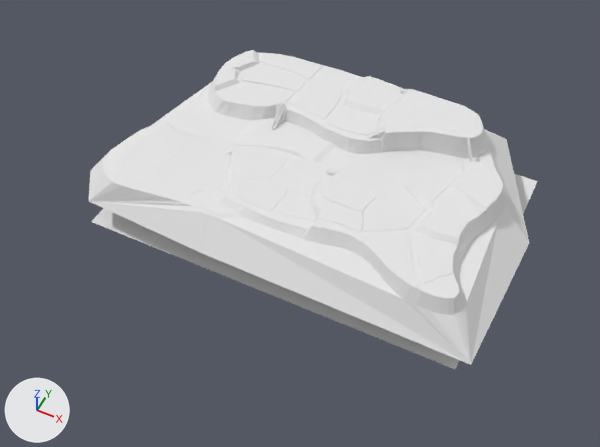
The Blender file P_Woodchuck/09_Woodchuck/Assets/03_Models/BLENDER/island.blend: old version first, new version second.
Rendered twice from a 50 mm lens placed at (143.0, -312.0, 330.0), pointed at (-1.0, -25.0, -30.0). The axes (+X, +Y, +Z) are drawn at lower left. The lights are the same throughout.

The first picture shows 'Blueprint', 'Landscape'.
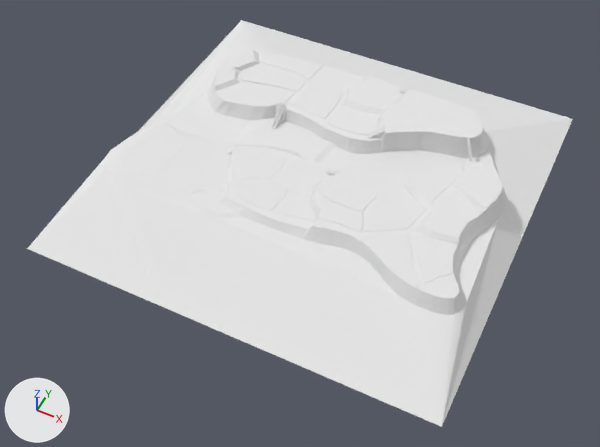
Boxes [x1, y1, x2, y2] around the edits, measured in the pictures (600 x 447 px; the box of a moved part takes in the faces that stretch with it):
'Landscape', reshaped (24% wider, 29% taller): before [89, 50, 529, 365]; after [27, 20, 573, 427]
'Plane', added: after [137, 38, 568, 381]
part 1 of me_plane_016, moved or reshaped: before [89, 81, 529, 365]; after [27, 20, 573, 427]
'Blueprint', unchanged, covered by the edit: before [91, 174, 537, 369]

The change, as a diff of the scene's bpy script:
```diff
--- a/P_Woodchuck/09_Woodchuck/Assets/03_Models/BLENDER/island.blend.py
+++ b/P_Woodchuck/09_Woodchuck/Assets/03_Models/BLENDER/island.blend.py
@@ img_islandheightmap2k @@
+img_islandheightmap2k = load_image('islandHeightmap2K', '../../04_Materials/Textures/islandHeightmap2K.png', 2048, 2048, 'sRGB')
@@ mat_islandheightmap2k @@
+mat_islandheightmap2k = principled_material('islandHeightmap2K')
+mat_islandheightmap2k.texture = img_islandheightmap2k
@@ me_plane_016 @@
 me_plane_016.from_pydata(...)  # 2209 vertices, 1433 faces; spans x -50.0..197.0, y -42.0..134.0, z -15.0..10.0
 # used by ob_landscape; location = (-74.0, -39.4, 1.9); scale = (1.0, 1.0, 1.15)
-me_plane_016.vertices[2198].co = (-36.0, -36.0, -15.0)  # pixel (88, 201)
-me_plane_016.vertices[2199].co = (42.0, -40.0, -15.0)  # pixel (202, 253)
-me_plane_016.vertices[2200].co = (-39.0, 30.0, -15.0)
-me_plane_016.vertices[2201].co = (-50.0, -15.0, -15.0)  # pixel (90, 170)
-me_plane_016.vertices[2202].co = (-23.0, 114.0, -15.0)
-me_plane_016.vertices[2203].co = (23.0, 134.0, -15.0)
-me_plane_016.vertices[2204].co = (161.0, 121.0, -15.0)  # pixel (506, 139)
-me_plane_016.vertices[2205].co = (197.0, 46.0, -15.0)  # pixel (529, 242)
-me_plane_016.vertices[2206].co = (194.0, -42.0, -15.0)  # pixel (470, 364)
+# me_plane_016 part 1
+me_plane_016.vertices[2198].co = (-45.0, -79.0, -15.0)  # pixel (27, 248)
+me_plane_016.vertices[2199].co = (42.0, -79.0, -15.0)  # pixel (162, 306)
+me_plane_016.vertices[2200].co = (-44.0, 30.0, -15.0)  # pixel (141, 127)
+me_plane_016.vertices[2201].co = (-44.0, -15.0, -15.0)
+me_plane_016.vertices[2202].co = (-45.0, 158.0, -15.0)  # pixel (241, 20)
+me_plane_016.vertices[2203].co = (23.0, 158.0, -15.0)  # pixel (328, 45)
+me_plane_016.vertices[2204].co = (193.0, 158.0, -15.0)  # pixel (572, 118)
+me_plane_016.vertices[2205].co = (193.0, 46.0, -15.0)  # pixel (521, 240)
+me_plane_016.vertices[2206].co = (193.0, -79.0, -15.0)  # pixel (441, 426)
 me_plane_016.materials.append(mat_material_003)
@@ me_plane_001 @@
+me_plane_001.from_pydata(...)  # 25 vertices, 16 faces; spans x -119.0..119.0, y -119.0..119.0, z -15.0
+me_plane_001.materials.append(mat_islandheightmap2k)  # picture img_islandheightmap2k
@@ ob_plane @@
+ob_plane = bpy.data.objects.new('Plane', me_plane_001)
+ob_plane.location = (0.0, 0.0, 0.0)
```
